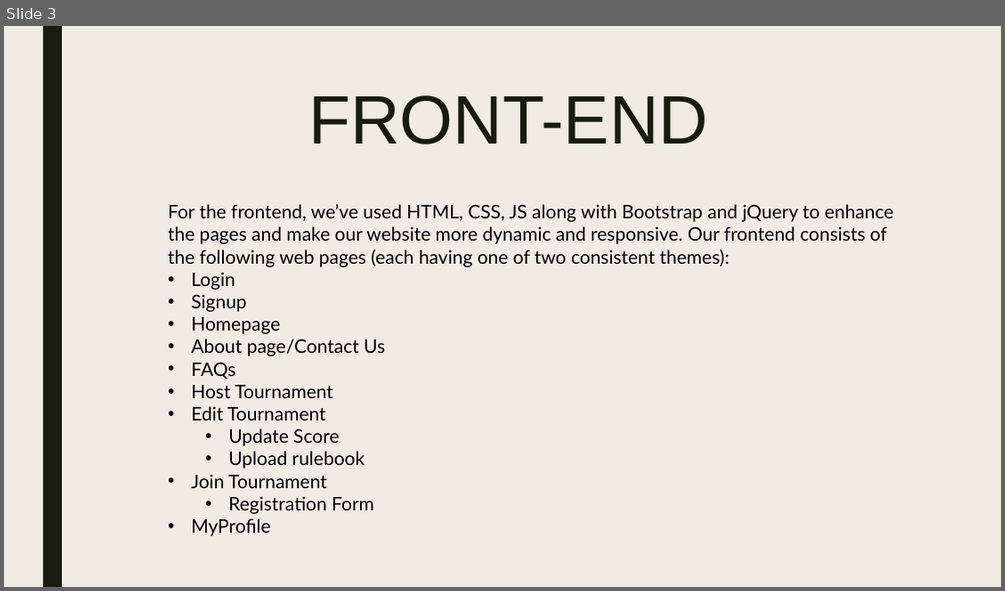
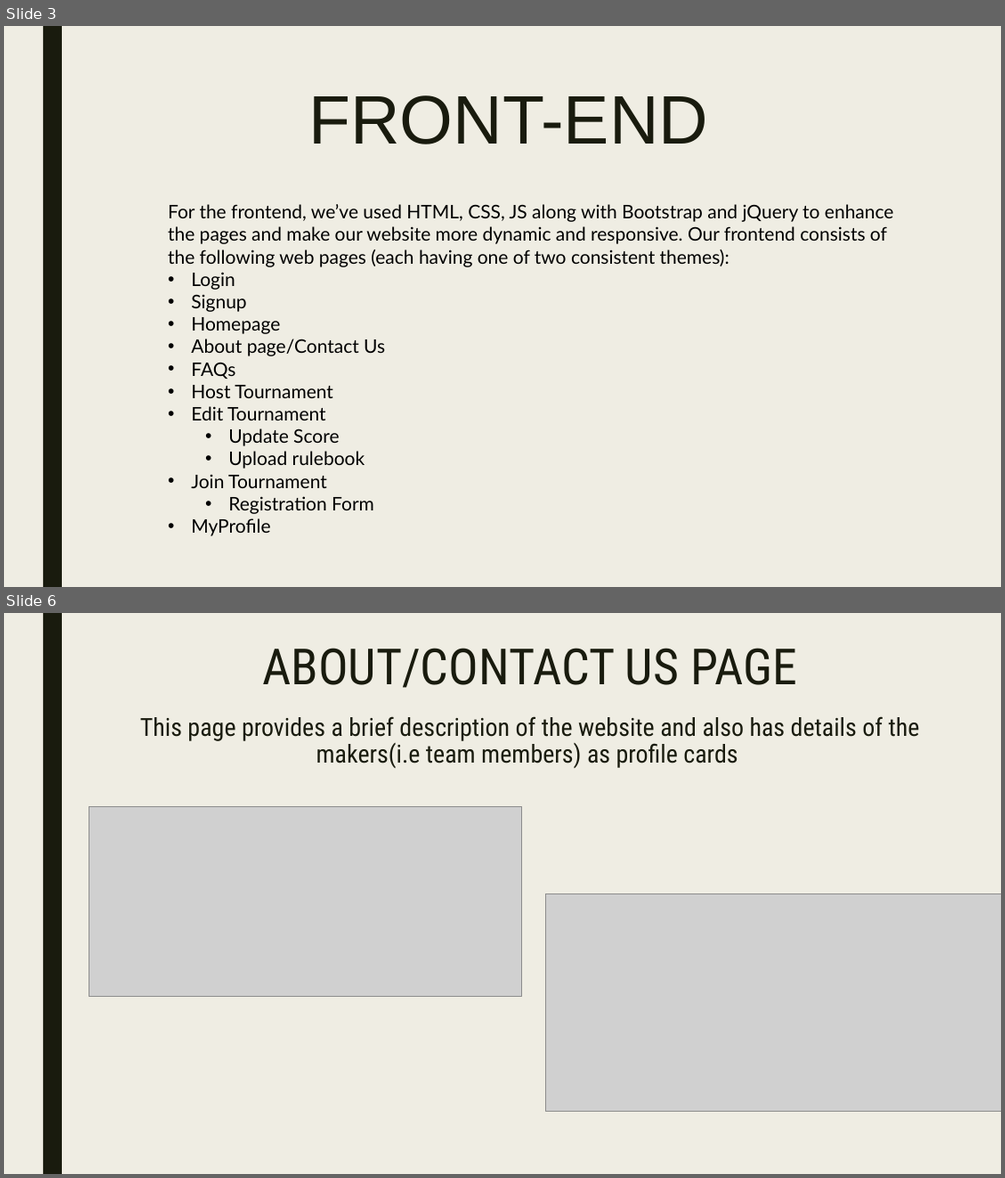
Before and after one commit to ShriyaShankar/Hoop-WebTech, a slide deck: Presentation.pptx. Shown one above the other, each under a label of ours: slide 3 before the commit, slides 3 and 6 after it; the slides between them are not shown. The pictures are 1005x591 and 1005x1178 pixels, drawn with LibreOffice and Linux fonts; fonts in the diff are those of the drawing; grey boxes stand for pictures. Boxes give left, top, right and bottom in pixels: in the first picture for what was removed or moved away, otherwise in the second. Text is boxed around its words. In the diff, an @@ line names an element or a change of style, - is before the commit and + after.

```diff
--- a/Presentation.pptx
+++ b/Presentation.pptx
@@ slide 6 added at (4,613,1001,1174), background #EFEDE3; not listed: 1 template element that a slide beside it also shows @@
@@ title added at (140,648,920,768), 24 pt, text #191B0E @@
+ABOUT/CONTACT US PAGE
+This page provides a brief description of the website and also has details of the makers(i.e team members) as profile cards
@@ picture added at (89,807,522,997) @@
@@ picture added at (545,893,1001,1111) @@
```
Also in this commit, not shown: 3 slides changed, 2 other slides added, 3 other files.
